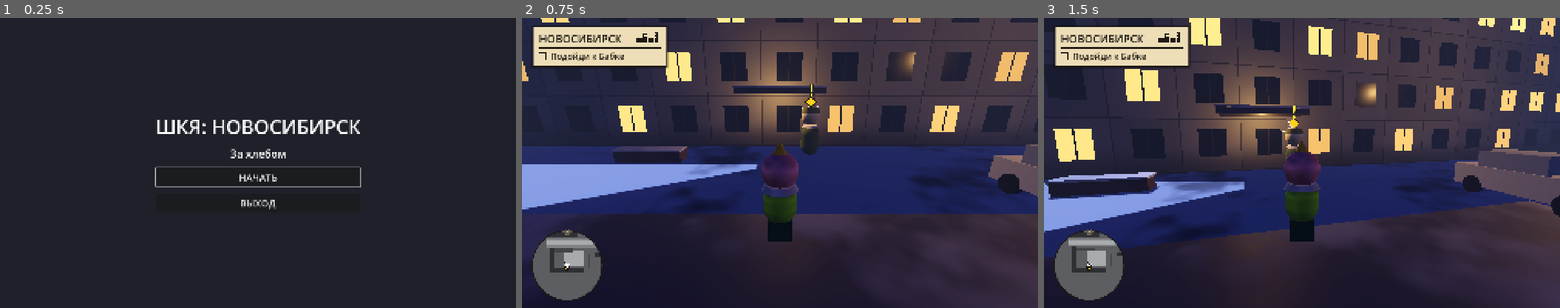
Above: before the commit, frames 1-3 (left to right).
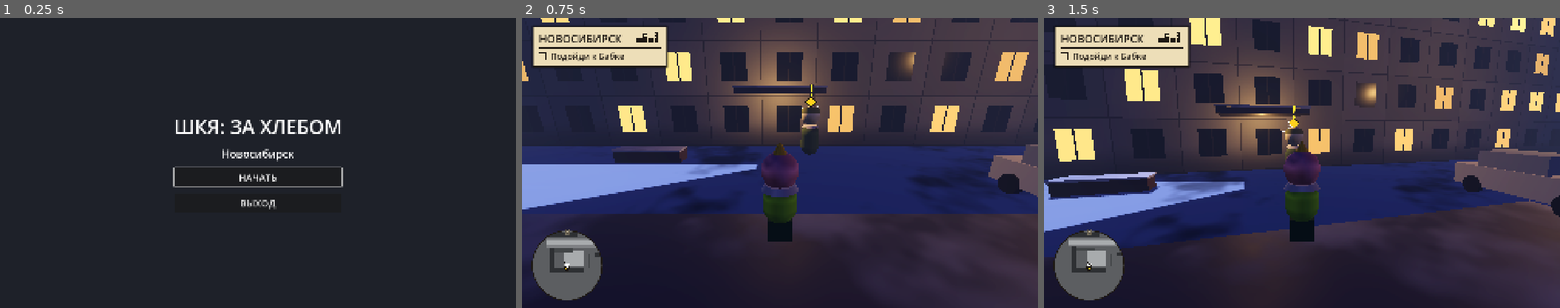
Above: after the commit, the same moments.

Repository: NorthArea/shkya
Game: Godot game, scene res://game/main.tscn
The game is run twice, just before and just after one commit, with the same random seed, the same clock (stepped at 60 frames per second) and the same inputs.
Inputs (mouse positions are in pixels of both pictures, inside the frame that each line leads up to):
- Up to frame 1 (0.25 s): no input
- Up to frame 2 (0.75 s): click "НАЧАТЬ" at 0.5 s
- Up to frame 3 (1.5 s): tap Enter at 1.25 s; move the mouse to (1327, 163) at 1.27 s; hold W (move_forward) from 1.28 s (still down); hold E (interact) from 1.28 s (still down)

The runs differ from the first frame. In frame 1, 1.6% of the frame differs, in the area x 30-70%, y 35-59%; in frame 2, nothing differs; in frame 3, nothing differs.

Commit message:
RENAME: игра называется «ШКЯ: за хлебом»
- project.godot, главное меню (подзаголовок «Новосибирск»), README, AGENTS, docs
- PCK: builds/ShkyaZaKhlebom.pck
- канон docs/DEMO.md не изменён; README и docs/README отражают текущее состояние

Diff:
--- a/game/ui/main_menu.gd
+++ b/game/ui/main_menu.gd
@@ -20,12 +20,12 @@
 	box.alignment = BoxContainer.ALIGNMENT_CENTER
 	box.add_theme_constant_override("separation", 24)
 	var title := Label.new()
-	title.text = "ШКЯ: НОВОСИБИРСК"
+	title.text = "ШКЯ: ЗА ХЛЕБОМ"
 	title.horizontal_alignment = HORIZONTAL_ALIGNMENT_CENTER
 	title.add_theme_font_size_override("font_size", 72)
 	box.add_child(title)
 	var subtitle := Label.new()
-	subtitle.text = "За хлебом"
+	subtitle.text = "Новосибирск"
 	subtitle.horizontal_alignment = HORIZONTAL_ALIGNMENT_CENTER
 	subtitle.add_theme_font_size_override("font_size", 40)
 	box.add_child(subtitle)
--- a/project.godot
+++ b/project.godot
@@ -1,8 +1,8 @@
-; ШКЯ: Новосибирск — Godot 4.7.2
+; ШКЯ: за хлебом — Godot 4.7.2
 config_version=5
 
 [application]
-config/name="ШКЯ: Новосибирск"
+config/name="ШКЯ: за хлебом"
 run/main_scene="res://game/main.tscn"
 config/features=PackedStringArray("4.7", "Forward Plus")
 config/description="Демо «За хлебом» — вертикальный срез 3D-аркады от третьего лица"
--- a/tools/pack.gd
+++ b/tools/pack.gd
@@ -3,7 +3,7 @@
 func _initialize() -> void:
 	var packer := PCKPacker.new()
 	DirAccess.make_dir_recursive_absolute("res://builds")
-	var result := packer.pck_start("res://builds/ShkyaNovosibirsk.pck")
+	var result := packer.pck_start("res://builds/ShkyaZaKhlebom.pck")
 	if result == OK:
 		result = packer.add_file("res://project.godot", "res://project.godot")
 	if result == OK:
@@ -16,7 +16,7 @@
 		push_error("Packaging failed: " + error_string(result))
 		quit(1)
 	else:
-		print("PACK: builds/ShkyaNovosibirsk.pck")
+		print("PACK: builds/ShkyaZaKhlebom.pck")
 		quit()
 
 func _pack_dir(packer: PCKPacker, path: String) -> Error:
Not shown, changed: AGENTS.md
Not shown, changed: docs/workflow/backlog.md
